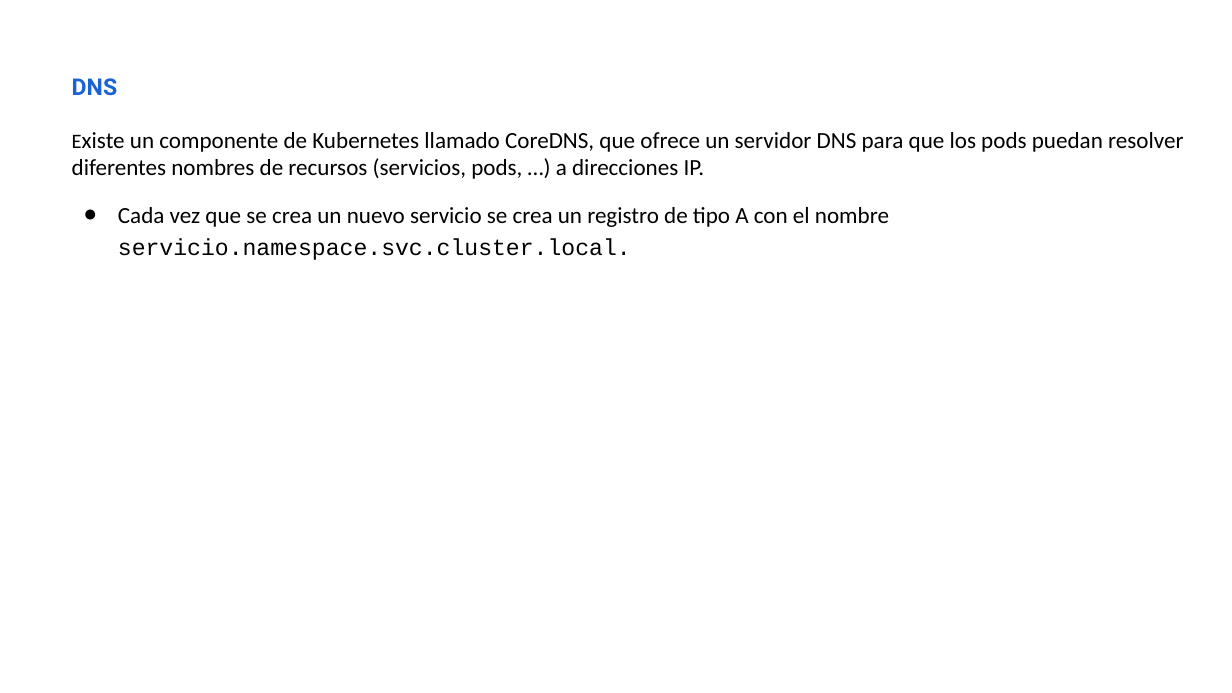
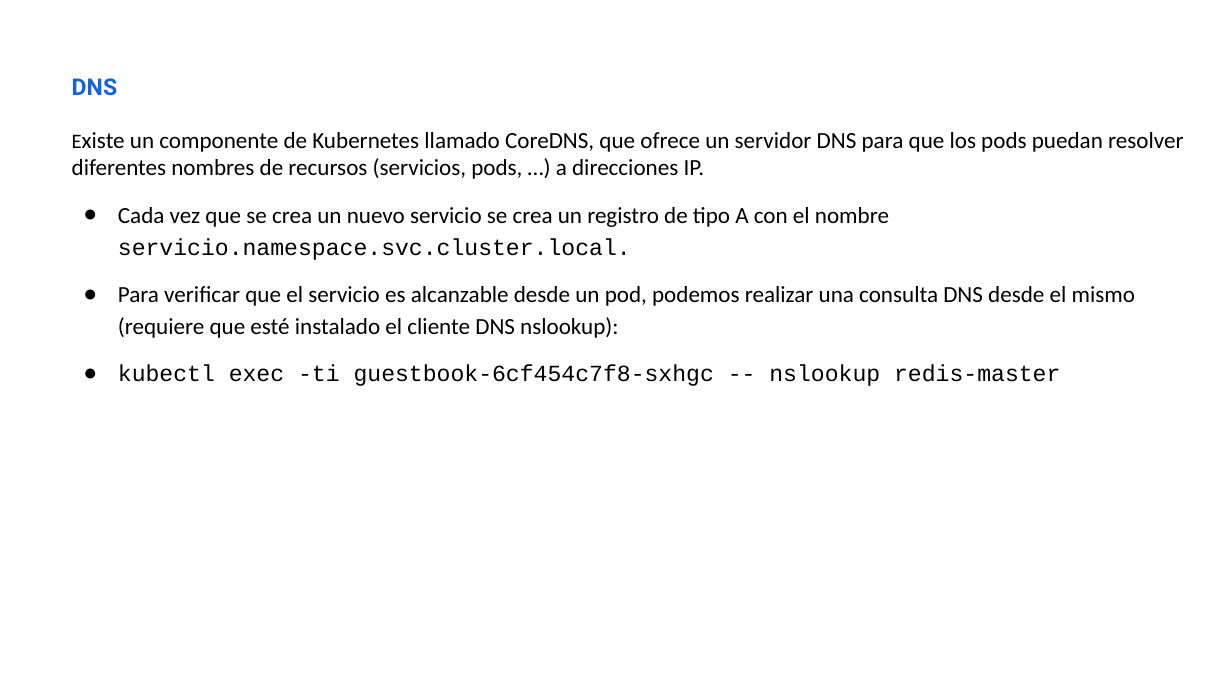
Before and after one commit to iesgn/kubernetes-storm, a slide deck: slide 8 of unidad3/presentacion_unidad3-2.odp. Drawn at 1232x693 pixels with LibreOffice and Linux fonts; fonts in the diff are those of the drawing. Boxes give left, top, right and bottom in pixels: in the first picture for what was removed or moved away, otherwise in the second. Text is boxed around its words. In the diff, an @@ line names an element or a change of style, - is before the commit and + after.

```diff
--- a/unidad3/presentacion_unidad3-2.odp
+++ b/unidad3/presentacion_unidad3-2.odp
@@ text at (x1=118, y1=286, x2=1135, y2=386): paragraphs added @@
+● Para verificar que el servicio es alcanzable desde un pod, podemos realizar una consulta DNS desde el mismo (requiere que esté instalado el cliente DNS nslookup):
+● kubectl exec -ti guestbook-6cf454c7f8-sxhgc -- nslookup redis-master
```
Also in this commit, not shown: 5 other slides changed, 1 slide added, 1 slide removed, 3 other files.
